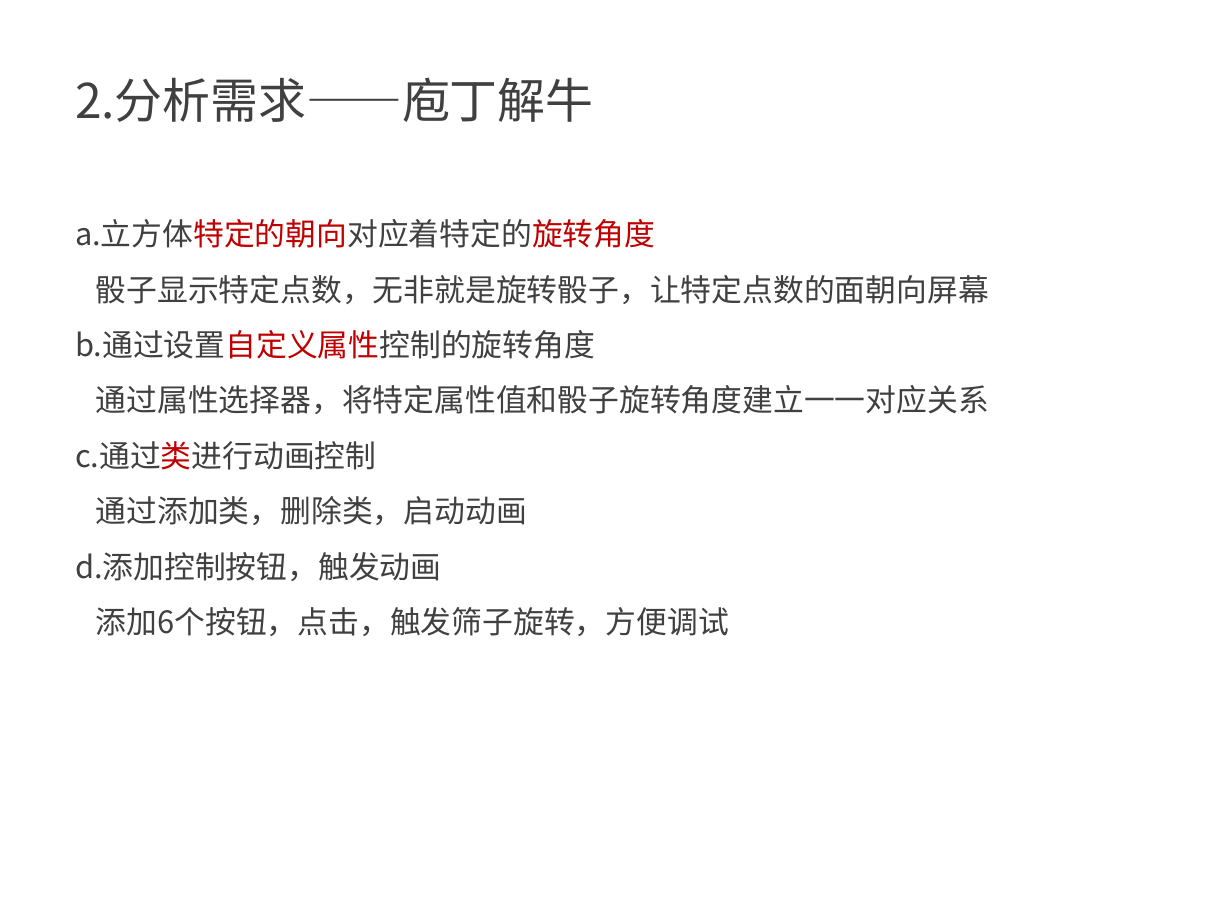
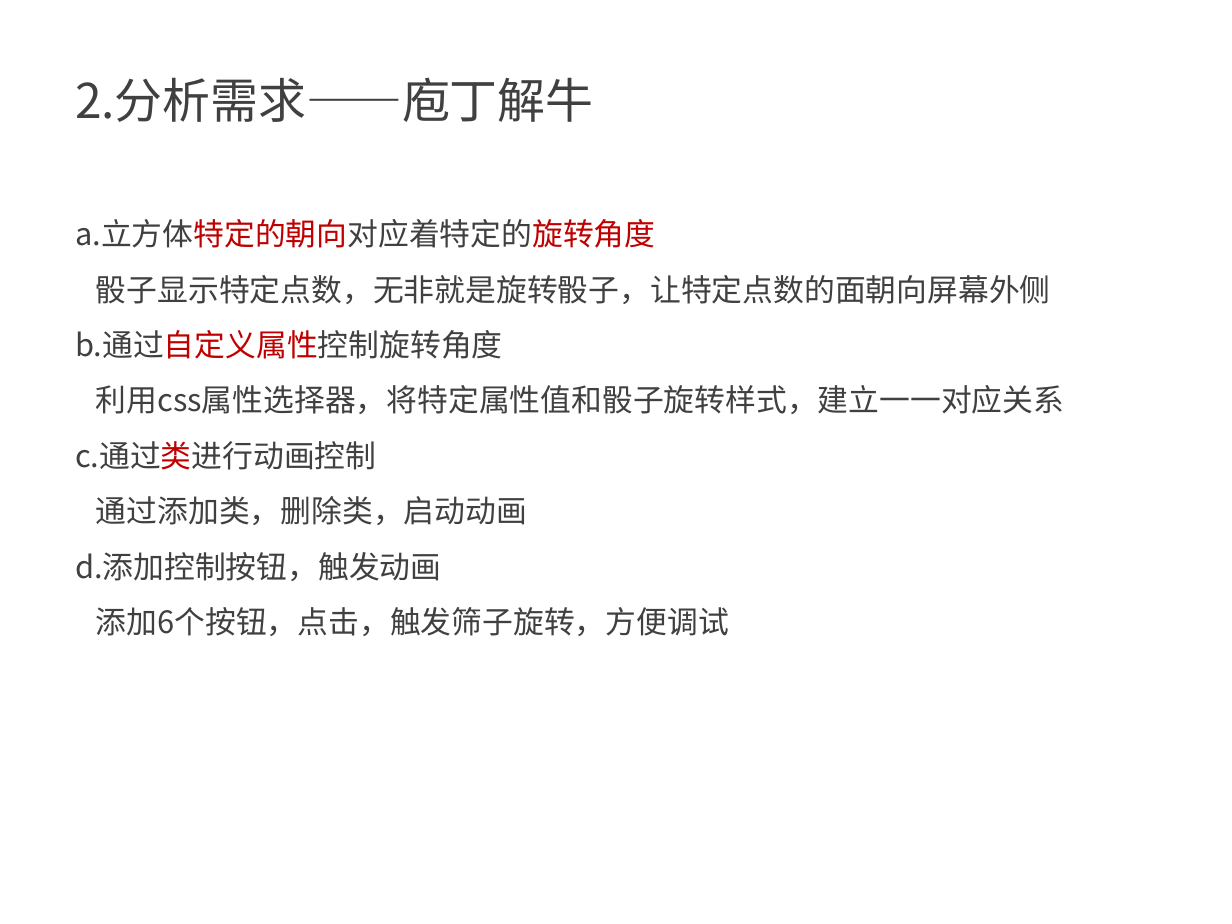
Before and after one commit to kong66/webAni, a slide deck: slide 3 of 3-dice2/dice.pptx. Drawn at 1232x924 pixels with LibreOffice and Linux fonts; fonts in the diff are those of the drawing. Boxes give left, top, right and bottom in pixels: in the first picture for what was removed or moved away, otherwise in the second. Text is boxed around its words. In the diff, an @@ line names an element or a change of style, - is before the commit and + after.

```diff
--- a/3-dice2/dice.pptx
+++ b/3-dice2/dice.pptx
@@ text at (75, 275, 1065, 414): text changed @@
-骰子显示特定点数，无非就是旋转骰子，让特定点数的面朝向屏幕
-b.通过设置自定义属性控制的旋转角度
-通过属性选择器，将特定属性值和骰子旋转角度建立一一对应关系
+骰子显示特定点数，无非就是旋转骰子，让特定点数的面朝向屏幕外侧
+b.通过自定义属性控制旋转角度
+利用css属性选择器，将特定属性值和骰子旋转样式，建立一一对应关系
```
Also in this commit, not shown: 4 other slides changed, 7 slides added, 27 slides removed, 3 other files.
